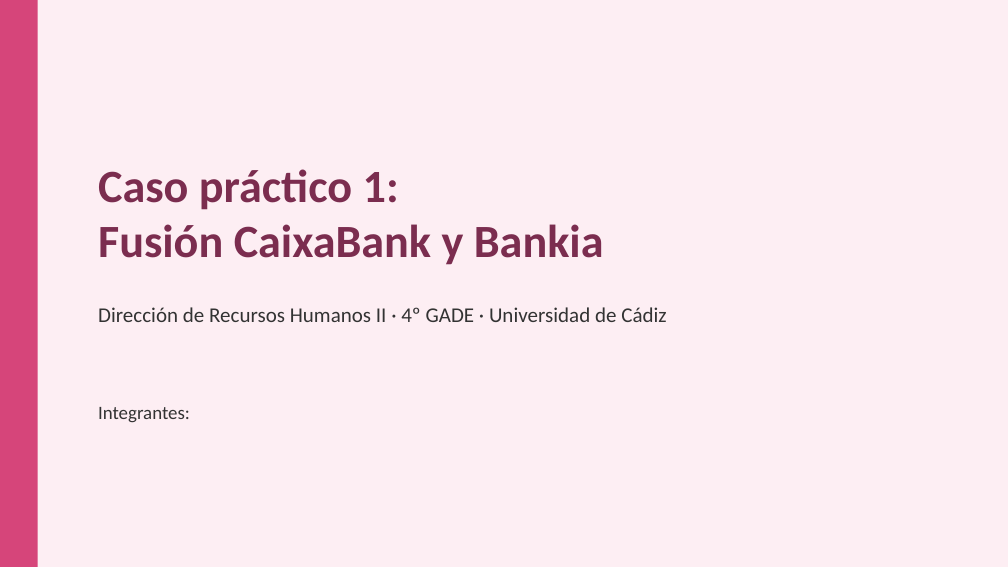
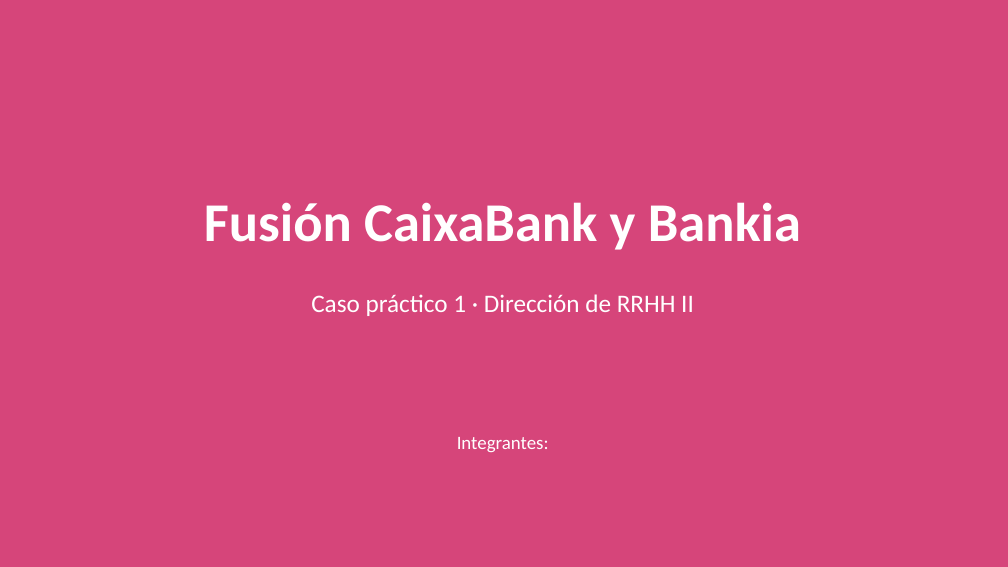
Before and after one commit to germancoortes/Ascensor, a slide deck: slide 1 of caso_caixabank_bankia/Presentacion_Fusion_CaixaBank_Bankia.pptx. Drawn at 1008x567 pixels with LibreOffice and Linux fonts; fonts in the diff are those of the drawing. Boxes give left, top, right and bottom in pixels: in the first picture for what was removed or moved away, otherwise in the second. Text is boxed around its words. In the diff, an @@ line names an element or a change of style, - is before the commit and + after.

```diff
--- a/caso_caixabank_bankia/Presentacion_Fusion_CaixaBank_Bankia.pptx
+++ b/caso_caixabank_bankia/Presentacion_Fusion_CaixaBank_Bankia.pptx
@@ background #FDEEF3 to #D6457A @@
@@ rectangle removed at <box>0,0,38,567</box> @@
@@ text "Fusión CaixaBank y Bankia": place and size @@
-text "Fusión CaixaBank y Bankia" at <box>98,169,604,265</box>
+text "Fusión CaixaBank y Bankia" at <box>204,202,801,250</box>
@@ text "Fusión CaixaBank y Bankia" at <box>204,202,801,250</box>: size 44 to 52 pt, text colour #7B2D4F to #FFFFFF; alignment left to centre @@
@@ text at <box>98,169,399,210</box>: paragraph removed @@
-Caso práctico 1:
@@ text at <box>311,294,694,316</box>: text changed; size 20 to 24 pt; text colour #333333 to #FFFFFF @@
-Dirección de Recursos Humanos II · 4º GADE · Universidad de Cádiz
+Caso práctico 1 · Dirección de RRHH II
@@ text "Integrantes:": place and size @@
-text "Integrantes:" at <box>98,407,190,423</box>
+text "Integrantes:" at <box>457,437,549,452</box>
@@ text "Integrantes:" at <box>457,437,549,452</box>: text colour #333333 to #FFFFFF; alignment left to centre @@
```
Also in this commit, not shown: 5 other slides changed, 5 slides added, 6 slides removed, 4 other files.
